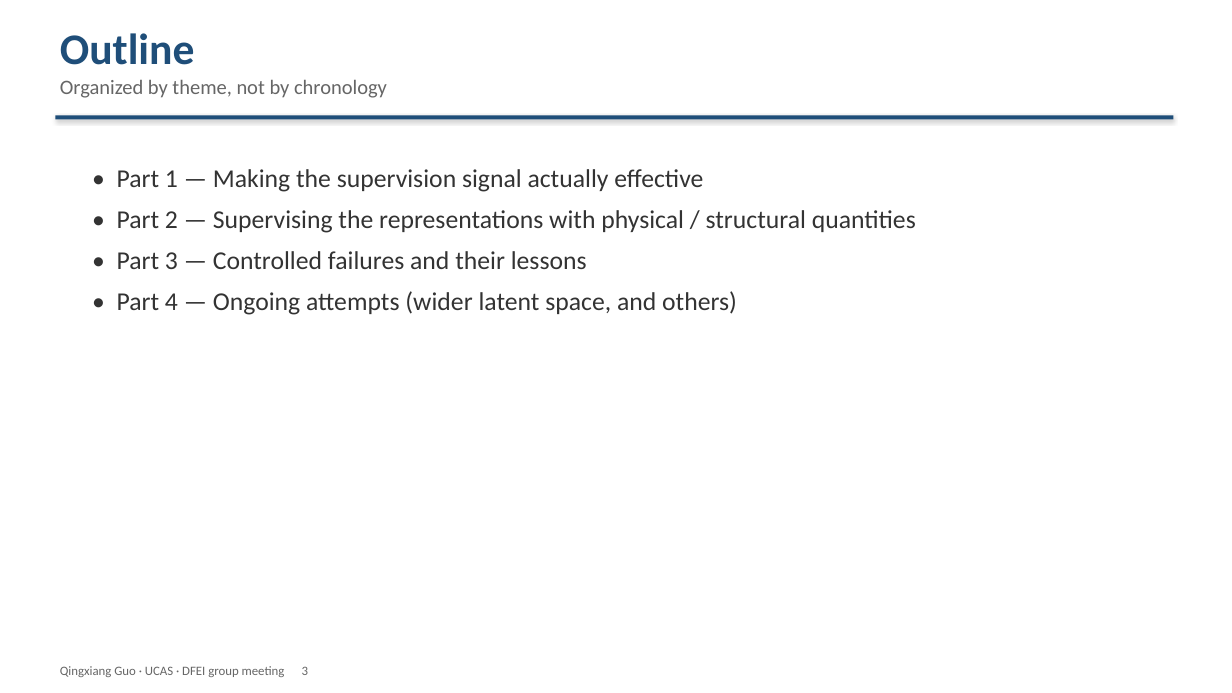
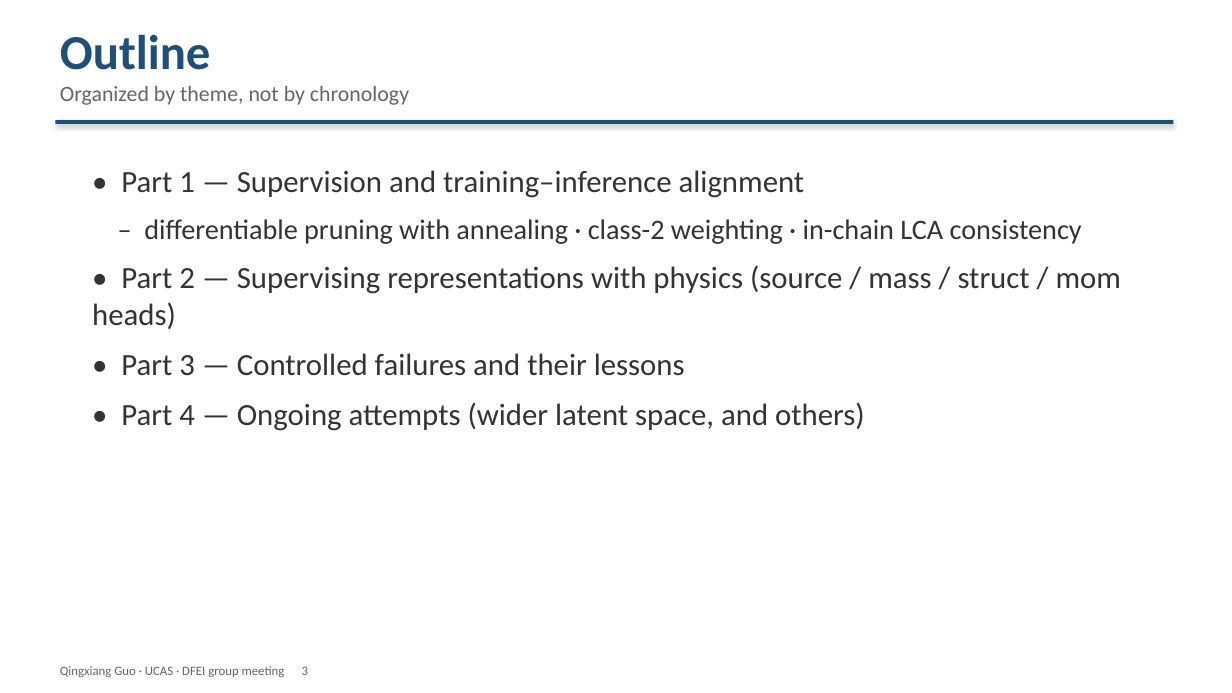
Before and after one commit to Aniedrew/dfei_ift, a slide deck: slide 3 of meeting_figs/DFEI_progress_20260902_EN.pptx. Drawn at 1232x693 pixels with LibreOffice and Linux fonts; fonts in the diff are those of the drawing. Boxes give left, top, right and bottom in pixels: in the first picture for what was removed or moved away, otherwise in the second. Text is boxed around its words. In the diff, an @@ line names an element or a change of style, - is before the commit and + after.

```diff
--- a/meeting_figs/DFEI_progress_20260902_EN.pptx
+++ b/meeting_figs/DFEI_progress_20260902_EN.pptx
@@ text "Outline" at (60, 34, 409, 105): size 34 to 38 pt in "Outline"; size 16 to 17 pt in "Organized by theme, not by chronology" @@
@@ rectangle: place and size @@
-rectangle at (55, 116, 1174, 119)
+rectangle at (55, 120, 1174, 124)
@@ text at (92, 170, 1121, 329): text changed; size 20 to 24 pt @@
-• Part 1 — Making the supervision signal actually effective
-• Part 2 — Supervising the representations with physical / structural quantities
+• Part 1 — Supervision and training–inference alignment
+– differentiable pruning with annealing · class-2 weighting · in-chain LCA consistency
+• Part 2 — Supervising representations with physics (source / mass / struct / mom heads)
@@ text at (121, 353, 865, 431): size 20 to 24 pt in "• Part 3 — Controlled failures and ...", "• Part 4 — Ongoing attempts (wider ..."; more space between paragraphs @@
```
Also in this commit, not shown: 10 other slides changed, 1 slide added, 2 other files.
